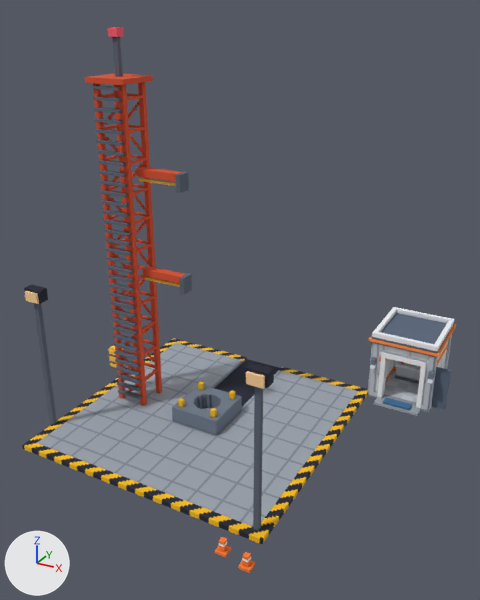
An edit to the glTF model assets/campus/pad/pad_e3_l1.glb, drawn before and after from the same camera.
One viewpoint serves both versions: a camera (50 mm lens) standing at (13.2, -21.0, 16.6) and looking at (1.5, 0.1, 6.0). Lighting does not change. The marker at lower left points along +X, +Y and +Z. The older version comes first. Vertices at exactly the same position are counted once.

In view in the first picture: 'Base', 'CutPZ', 'CutRoof' and 2 more.
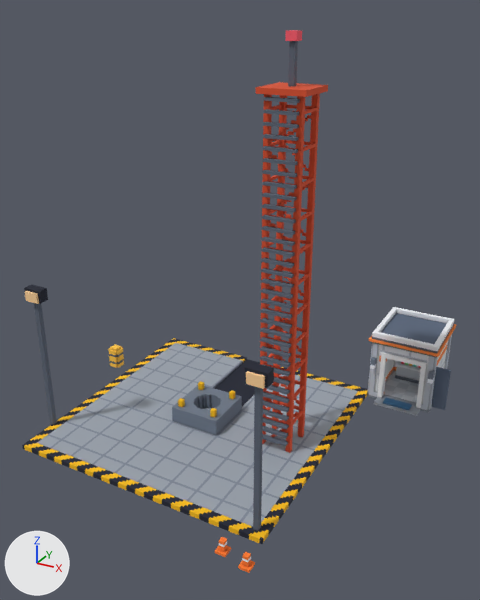
Location of each change, [x1, y1, x2, y2] in pixels of the pictures (480 x 600 px):
'Base', reshaped
    before: [22, 27, 448, 573]
    after: [22, 30, 448, 573]
part 1 of me_base, deleted
    before: [136, 167, 189, 193]
part 2 of me_base, deleted (red)
    before: [50, 27, 192, 448]
part 3 of me_base, added (red)
    after: [242, 30, 328, 459]

Diff of the bpy script that builds the scene:
```diff
--- a/assets/campus/pad/pad_e3_l1.glb.py
+++ b/assets/campus/pad/pad_e3_l1.glb.py
@@ me_base @@
 # used by ob_base; location = (0.0, 0.0, 0.0)
-me_base.from_pydata(...)  # 8098 vertices, 12232 faces; spans x -6.9..9.0, y -6.8..8.4, z 0.0..15.9
+me_base.from_pydata(...)  # 7950 vertices, 12004 faces; spans x -6.9..9.0, y -6.8..8.4, z 0.0..15.9
+# me_base part 1: the loose piece of 60 vertices spanning x -2.9..-0.8, y -0.3..0.3, z 10.1..10.8 is deleted
+# me_base part 2: 4945 vertices removed from x -4.5..-0.8, y -1.1..1.0, z 0.2..15.9
+# me_base part 3: 4857 vertices added at x 2.7..4.5, y -1.1..1.0, z 0.2..15.9
 me_base.materials.append(mat_campus_voxel)
```
